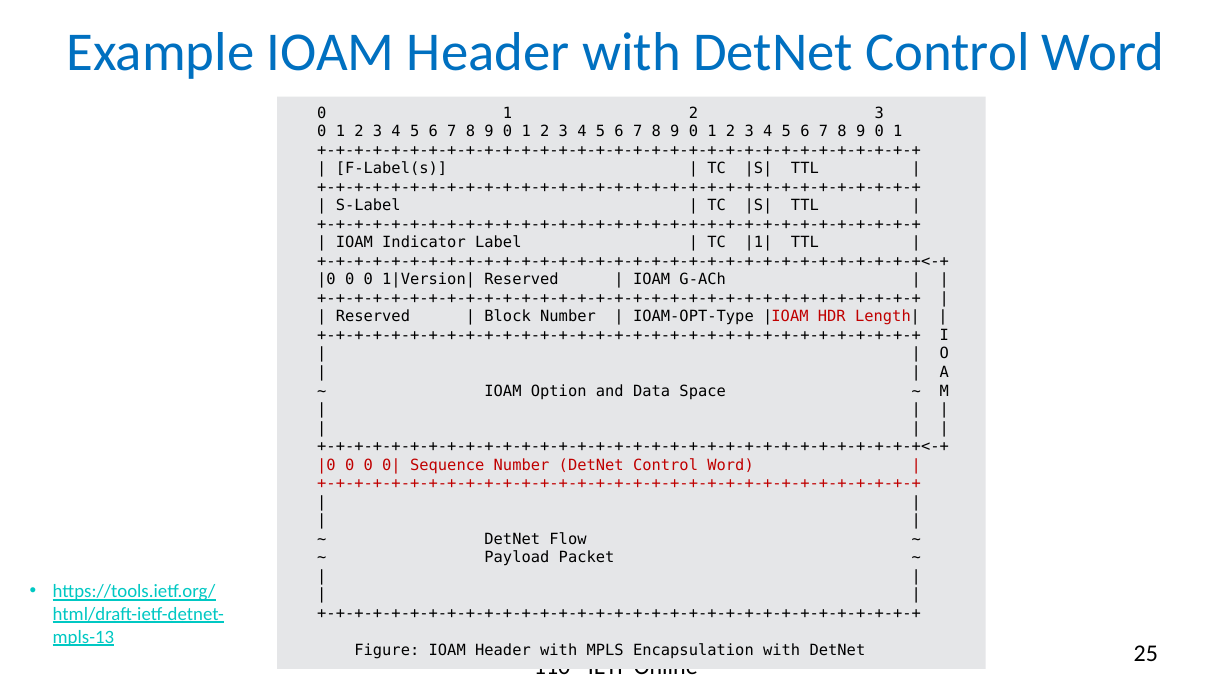
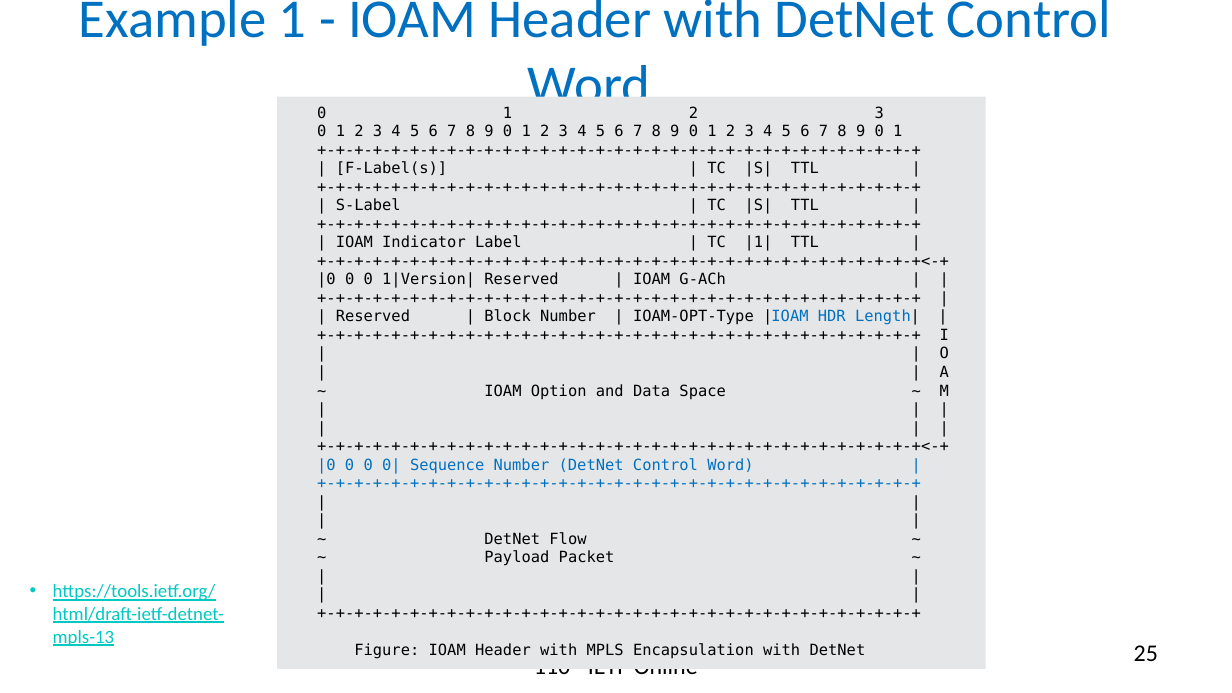
Before and after one commit to rakgandhi/ietf-slides, a slide deck: slide 25 of draft-gandhi-mpls-ioam-sr-05.pptx. Drawn at 1232x693 pixels with LibreOffice and Linux fonts; fonts in the diff are those of the drawing. Boxes give left, top, right and bottom in pixels: in the first picture for what was removed or moved away, otherwise in the second. Text is boxed around its words. In the diff, an @@ line names an element or a change of style, - is before the commit and + after.

```diff
--- a/draft-gandhi-mpls-ioam-sr-05.pptx
+++ b/draft-gandhi-mpls-ioam-sr-05.pptx
@@ title at [79, 0, 1111, 97]: text changed @@
-Example IOAM Header with DetNet Control Word
+Example 1 - IOAM Header with DetNet Control Word
@@ text in rectangle at [317, 309, 920, 474]: text colour #C00000 to #0070C0 in "|IOAM HDR Length|", "|0 0 0 0| Sequence Number (DetNet ...", "+-+-+-+-+-+-+-+-+-+-+-+-+-+-+-+-+-+-+-+-+-+-+-+-+-+-+-+-+-+- ..." @@
```
Also in this commit, not shown: 5 other slides changed, 1 slide added, 1 slide removed, 1 other file.
